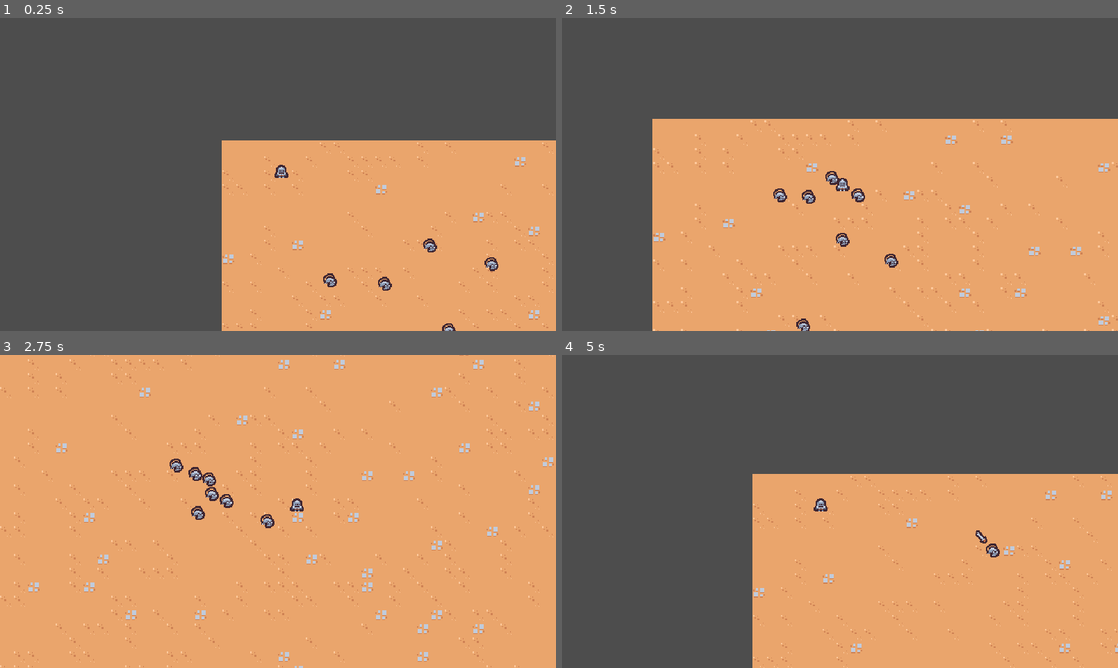
Above: before the commit, frames 1-4 (two rows, left to right).
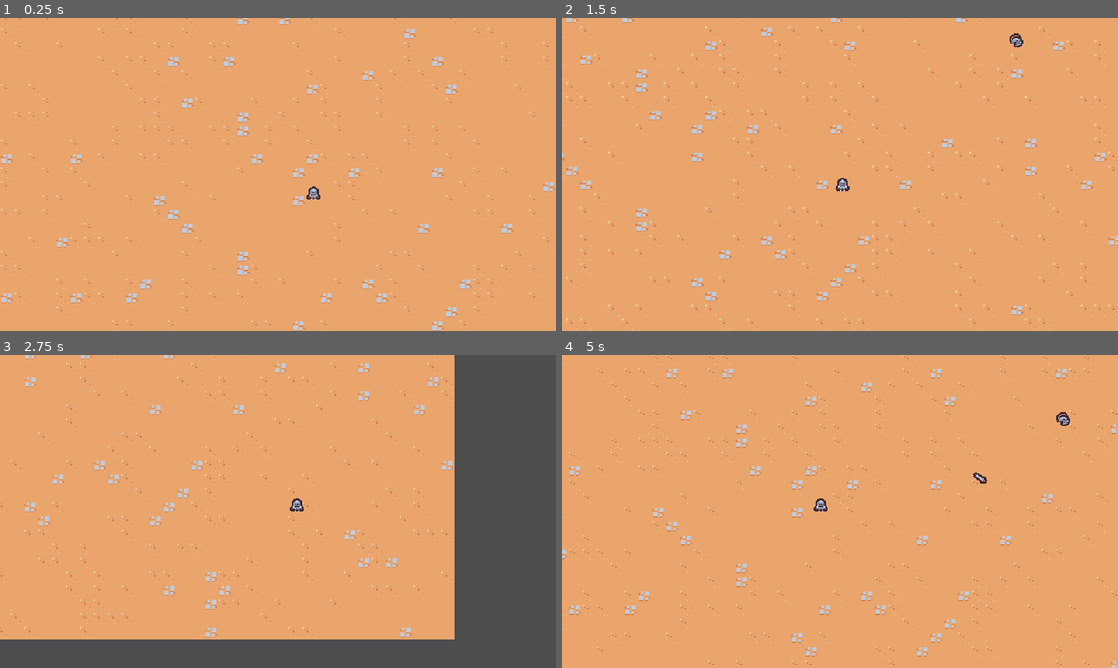
Above: after the commit, the same moments.

Repository: officer47p/2d-survivors-game
Game: Godot game, scene res://scenes/main/main.tscn
The game is run twice, just before and just after one commit, with the same random seed, the same clock (stepped at 60 frames per second) and the same inputs.
Inputs:
- Up to frame 1 (0.25 s): no input
- Up to frame 2 (1.5 s): hold D (move_right) 0.53-1.28 s; hold S (move_down) from 1.28 s (still down)
- Up to frame 3 (2.75 s): release S (move_down) at 2.03 s; hold D (move_right) from 2.03 s (still down)
- Up to frame 4 (5 s): release D (move_right) at 2.78 s; hold W (move_up) 2.78-3.53 s; hold A (move_left) from 3.53 s (still down)

The runs differ from the first frame. In frame 1, 66% of the frame differs, in the area x 0-100%, y 0-100%; in frame 2, 47%; in frame 3, 30%; in frame 4, 61%.

Commit message:
Enemy manager

Diff:
--- a/project.godot
+++ b/project.godot
@@ -69,3 +69,4 @@
 
 textures/canvas_textures/default_texture_filter=0
 rendering_device/driver.windows="d3d12"
+2d/snap/snap_2d_transforms_to_pixel=true
--- a/scenes/main/main.tscn
+++ b/scenes/main/main.tscn
@@ -3,9 +3,11 @@
 [ext_resource type="PackedScene" uid="uid://cbjyvqv60vjml" path="res://scenes/player/player.tscn" id="1_hyk8p"]
 [ext_resource type="TileSet" uid="uid://bu3r6b2v00cre" path="res://resources/tileset.tres" id="1_iuonh"]
 [ext_resource type="PackedScene" uid="uid://dt7j3bqhl63x" path="res://scenes/game_camera/game_camera.tscn" id="3_k2fmo"]
-[ext_resource type="PackedScene" uid="uid://b5fdex58imrlt" path="res://scenes/enemy/basic_enemy.tscn" id="4_l3cfh"]
+[ext_resource type="PackedScene" uid="uid://ccm17segfitmy" path="res://scenes/manager/enemy_manager.tscn" id="5_6q06x"]
 
 [node name="Main" type="Node" unique_id=164131937]
+
+[node name="EnemyManager" parent="." unique_id=849718959 instance=ExtResource("5_6q06x")]
 
 [node name="GameCamera" parent="." unique_id=1192620058 instance=ExtResource("3_k2fmo")]
 
@@ -15,28 +17,4 @@
 layer_0/tile_data = PackedInt32Array(1376290, 65536, 4, 1310754, 393216, 3, 1245218, 65536, 4, 1179682, 0, 4, 1114146,  …(39189 unchanged characters)…
 
 [node name="Player" parent="." unique_id=269330977 instance=ExtResource("1_hyk8p")]
-position = Vector2(53, 43)
-
-[node name="BasicEnemy" parent="." unique_id=723220277 instance=ExtResource("4_l3cfh")]
-position = Vector2(241, 134)
-
-[node name="BasicEnemy2" parent="." unique_id=2021595581 instance=ExtResource("4_l3cfh")]
-position = Vector2(116, 183)
-
-[node name="BasicEnemy3" parent="." unique_id=831011064 instance=ExtResource("4_l3cfh")]
-position = Vector2(185, 183)
-
-[node name="BasicEnemy4" parent="." unique_id=1493089551 instance=ExtResource("4_l3cfh")]
-position = Vector2(259, 235)
-
-[node name="BasicEnemy5" parent="." unique_id=1507107686 instance=ExtResource("4_l3cfh")]
-position = Vector2(312, 154)
-
-[node name="BasicEnemy6" parent="." unique_id=385597704 instance=ExtResource("4_l3cfh")]
-position = Vector2(338, 245)
-
-[node name="BasicEnemy7" parent="." unique_id=312304126 instance=ExtResource("4_l3cfh")]
-position = Vector2(174, 350)
-
-[node name="BasicEnemy8" parent="." unique_id=376248750 instance=ExtResource("4_l3cfh")]
-position = Vector2(436, 345)
+position = Vector2(505, 359)
--- /dev/null
+++ b/scenes/manager/enemy_manager.gd
@@ -0,0 +1,20 @@
+extends Node
+
+
+const SPAWN_RADIUS = 330
+
+@export var basic_enemy_scene: PackedScene
+
+func _ready() -> void:
+	$Timer.timeout.connect(on_timer_timeout)
+
+func on_timer_timeout():
+	var player = get_tree().get_first_node_in_group("player") as Node2D
+	if player == null:
+		return
+	var random_direction = Vector2.RIGHT.rotated(randf_range(0, TAU))
+	var spawn_position = player.global_position + (random_direction * SPAWN_RADIUS)
+
+	var enemy = (basic_enemy_scene.instantiate()) as Node2D
+	get_parent().add_child(enemy)
+	enemy.global_position = spawn_position
--- /dev/null
+++ b/scenes/manager/enemy_manager.tscn
@@ -0,0 +1,11 @@
+[gd_scene format=3 uid="uid://ccm17segfitmy"]
+
+[ext_resource type="Script" uid="uid://dqti7nr2p4f3b" path="res://scenes/manager/enemy_manager.gd" id="1_jybml"]
+[ext_resource type="PackedScene" uid="uid://b5fdex58imrlt" path="res://scenes/enemy/basic_enemy.tscn" id="2_1w3g6"]
+
+[node name="EnemyManager" type="Node" unique_id=849718959]
+script = ExtResource("1_jybml")
+basic_enemy_scene = ExtResource("2_1w3g6")
+
+[node name="Timer" type="Timer" parent="." unique_id=1448361196]
+autostart = true
Not shown, added: scenes/manager/enemy_manager.gd.uid
